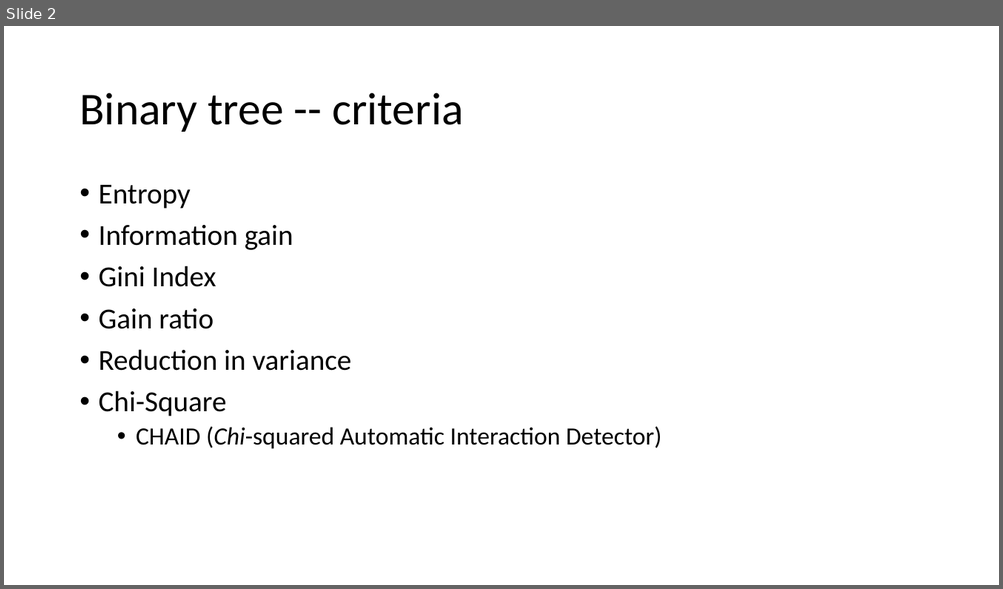
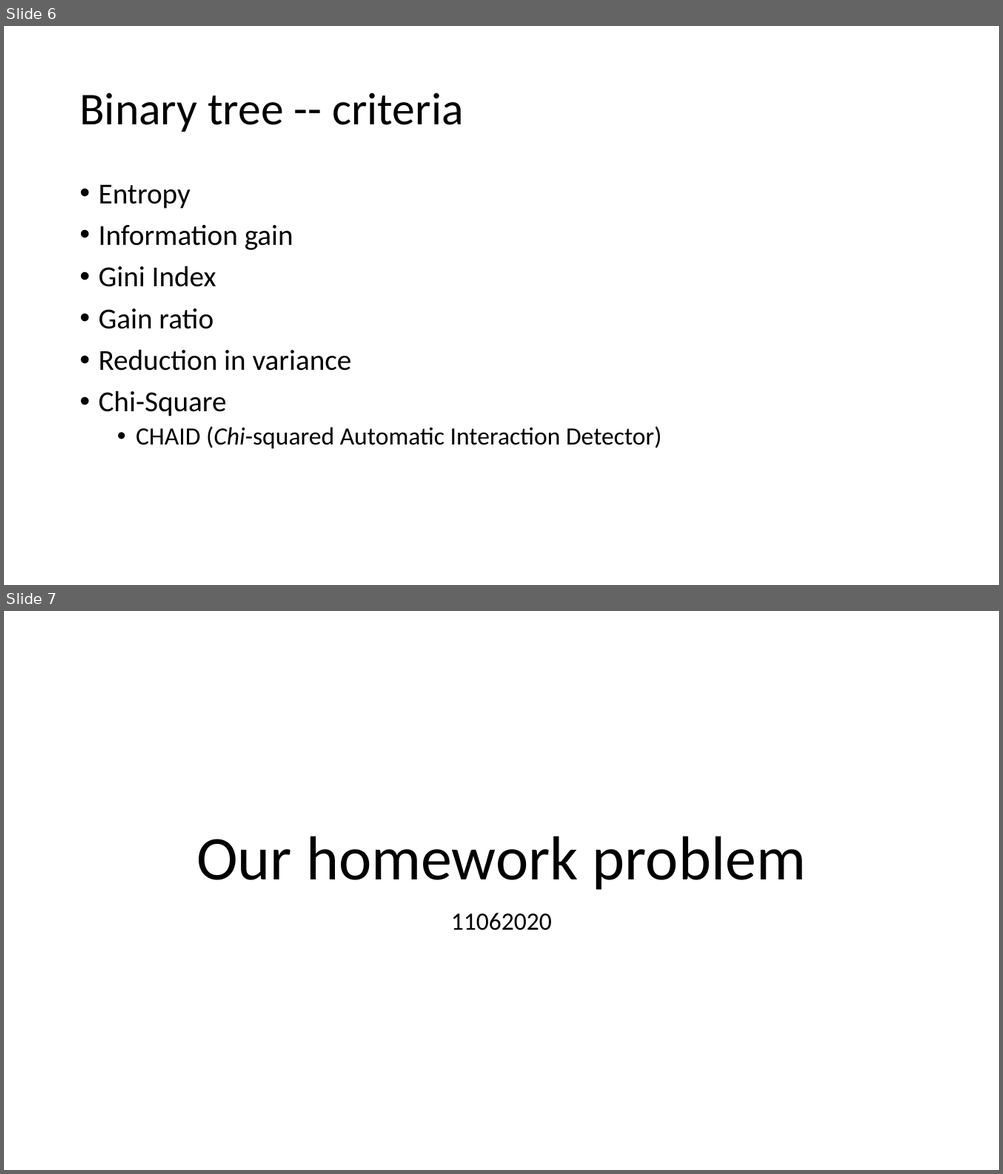
Before and after one commit to 2waybene/java4lucy, a slide deck: doc/meeting_11052020.pptx. Shown one above the other, each under a label of ours: slide 2 before the commit, slides 6 and 7 after it. The pictures are 1003x589 and 1003x1174 pixels, drawn with LibreOffice and Linux fonts; fonts in the diff are those of the drawing. Boxes give left, top, right and bottom in pixels: in the first picture for what was removed or moved away, otherwise in the second. Text is boxed around its words. In the diff, an @@ line names an element or a change of style, - is before the commit and + after.

```diff
--- a/doc/meeting_11052020.pptx
+++ b/doc/meeting_11052020.pptx
@@ slide 7 added at (4, 611, 999, 1170), background #FFFFFF @@
@@ title added at (196, 836, 805, 890), 60 pt, text #000000 @@
+Our homework problem
@@ subtitle added at (451, 913, 552, 931), 24 pt, text #000000 @@
+11062020
@@ what was slide 2 is now slide 6 @@
```
Also in this commit, not shown: 4 slides changed, 11 other slides added, 1 slide removed, 3 other files.
